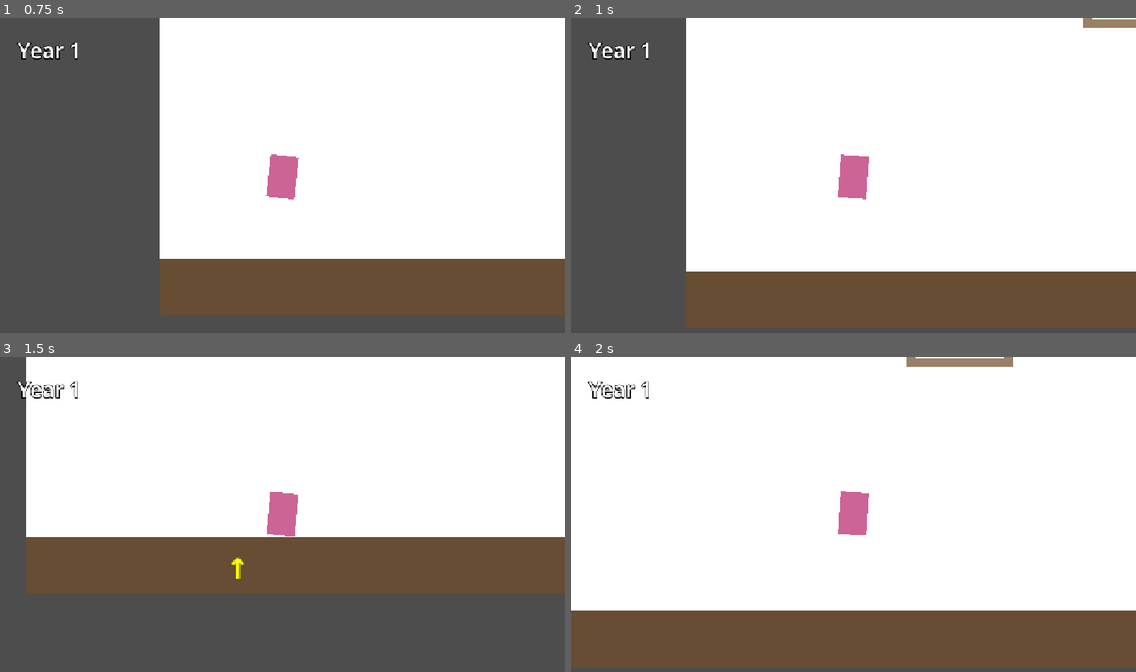
Above: before the commit, frames 1-4 (two rows, left to right).
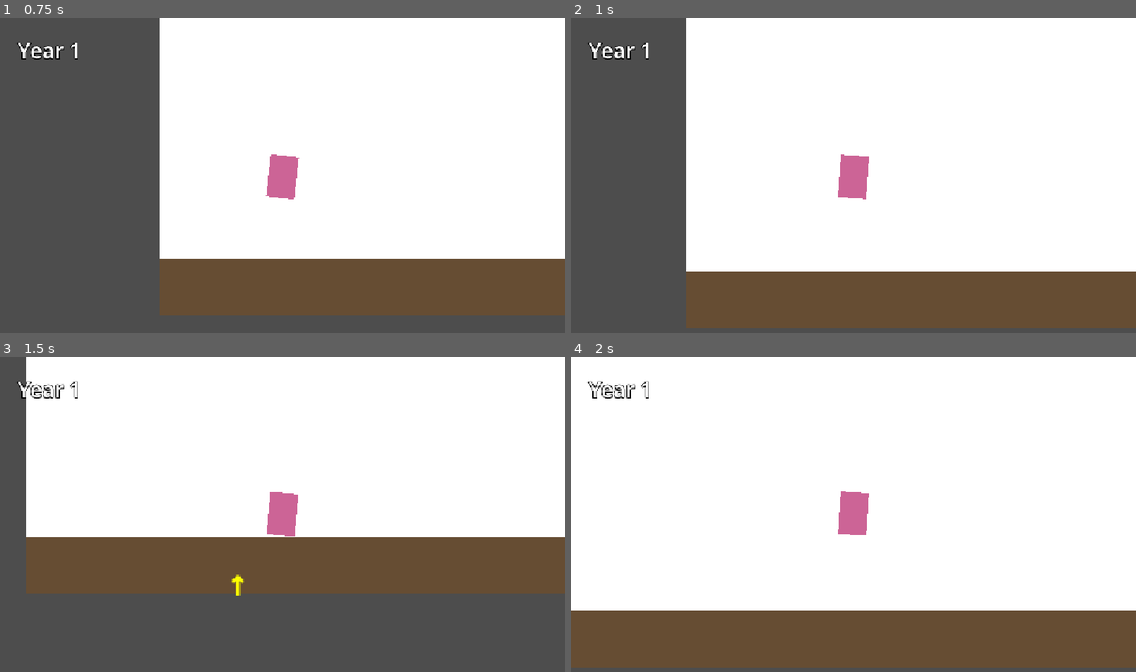
Above: after the commit, the same moments.

Repository: lasse-byte/anniversary-game
Game: Godot game, scene res://main.tscn
Same seed, same stepped clock (60 frames per second), same inputs: the game is played once before the commit and once after it.
Inputs:
- Up to frame 1 (0.75 s): tap Enter (ui_accept) at 0.5 s; hold D (move_right) from 0.53 s (still down)
- Up to frame 2 (1 s): keep holding D (move_right); tap Enter (ui_accept) at 0.77 s
- Up to frame 3 (1.5 s): keep holding D (move_right)
- Up to frame 4 (2 s): keep holding D (move_right); tap Enter (ui_accept) at 1.52 s

Frame 1 is identical in both runs. In frame 2, 0.3% of the frame differs, in the area x 90-100%, y 0-4%; in frame 3, 0.1%; in frame 4, 0.6%, in the area x 59-79%, y 0-4%.

Commit message:
Standardize all picture frame Y positions to 200 for consistent collision detection
Co-authored-by: lasse-byte <257569380+lasse-byte@users.noreply.github.com>

Diff:
--- a/room1.tscn
+++ b/room1.tscn
@@ -12,9 +12,9 @@
 
 [node name="PictureFrame1" parent="." index="4"]
 offset_left = 180.0
-offset_top = 180.0
+offset_top = 200.0
 offset_right = 300.0
-offset_bottom = 340.0
+offset_bottom = 360.0
 
 [node name="Picture" parent="PictureFrame1" index="0"]
 color = Color(1, 0.9, 0.9, 1)
@@ -24,9 +24,9 @@
 
 [node name="PictureFrame2" parent="." index="5"]
 offset_left = 450.0
-offset_top = 220.0
+offset_top = 200.0
 offset_right = 570.0
-offset_bottom = 380.0
+offset_bottom = 360.0
 
 [node name="Picture" parent="PictureFrame2" index="0"]
 color = Color(0.9, 1, 0.9, 1)
--- a/room2.tscn
+++ b/room2.tscn
@@ -12,9 +12,9 @@
 
 [node name="PictureFrame1" parent="." index="4"]
 offset_left = 150.0
-offset_top = 160.0
+offset_top = 200.0
 offset_right = 270.0
-offset_bottom = 320.0
+offset_bottom = 360.0
 
 [node name="Picture" parent="PictureFrame1" index="0"]
 color = Color(1, 0.95, 0.8, 1)
@@ -36,9 +36,9 @@
 
 [node name="PictureFrame3" parent="." index="6"]
 offset_left = 730.0
-offset_top = 180.0
+offset_top = 200.0
 offset_right = 850.0
-offset_bottom = 340.0
+offset_bottom = 360.0
 
 [node name="Picture" parent="PictureFrame3" index="0"]
 color = Color(1, 0.9, 0.95, 1)
--- a/room3.tscn
+++ b/room3.tscn
@@ -12,9 +12,9 @@
 
 [node name="PictureFrame1" parent="." index="4"]
 offset_left = 200.0
-offset_top = 190.0
+offset_top = 200.0
 offset_right = 320.0
-offset_bottom = 350.0
+offset_bottom = 360.0
 
 [node name="Picture" parent="PictureFrame1" index="0"]
 color = Color(0.9, 1, 1, 1)
@@ -24,9 +24,9 @@
 
 [node name="PictureFrame2" parent="." index="5"]
 offset_left = 480.0
-offset_top = 210.0
+offset_top = 200.0
 offset_right = 600.0
-offset_bottom = 370.0
+offset_bottom = 360.0
 
 [node name="Picture" parent="PictureFrame2" index="0"]
 color = Color(1, 1, 0.9, 1)
@@ -36,9 +36,9 @@
 
 [node name="PictureFrame3" parent="." index="6"]
 offset_left = 780.0
-offset_top = 170.0
+offset_top = 200.0
 offset_right = 900.0
-offset_bottom = 330.0
+offset_bottom = 360.0
 
 [node name="Picture" parent="PictureFrame3" index="0"]
 color = Color(1, 0.95, 1, 1)
--- a/room4.tscn
+++ b/room4.tscn
@@ -12,9 +12,9 @@
 
 [node name="PictureFrame1" parent="." index="4"]
 offset_left = 170.0
-offset_top = 170.0
+offset_top = 200.0
 offset_right = 290.0
-offset_bottom = 330.0
+offset_bottom = 360.0
 
 [node name="Picture" parent="PictureFrame1" index="0"]
 color = Color(1, 0.9, 0.95, 1)
@@ -24,9 +24,9 @@
 
 [node name="PictureFrame2" parent="." index="5"]
 offset_left = 440.0
-offset_top = 230.0
+offset_top = 200.0
 offset_right = 560.0
-offset_bottom = 390.0
+offset_bottom = 360.0
 
 [node name="Picture" parent="PictureFrame2" index="0"]
 color = Color(0.95, 1, 0.95, 1)
@@ -36,9 +36,9 @@
 
 [node name="PictureFrame3" parent="." index="6"]
 offset_left = 750.0
-offset_top = 190.0
+offset_top = 200.0
 offset_right = 870.0
-offset_bottom = 350.0
+offset_bottom = 360.0
 
 [node name="Picture" parent="PictureFrame3" index="0"]
 color = Color(0.9, 0.9, 1, 1)
--- a/room5.tscn
+++ b/room5.tscn
@@ -10,9 +10,9 @@
 
 [node name="PictureFrame1" parent="." index="4"]
 offset_left = 160.0
-offset_top = 150.0
+offset_top = 200.0
 offset_right = 280.0
-offset_bottom = 310.0
+offset_bottom = 360.0
 
 [node name="Picture" parent="PictureFrame1" index="0"]
 color = Color(1, 0.85, 0.85, 1)
@@ -34,9 +34,9 @@
 
 [node name="PictureFrame3" parent="." index="6"]
 offset_left = 720.0
-offset_top = 160.0
+offset_top = 200.0
 offset_right = 840.0
-offset_bottom = 320.0
+offset_bottom = 360.0
 
 [node name="Picture" parent="PictureFrame3" index="0"]
 color = Color(0.85, 0.85, 1, 1)
--- a/room_template.tscn
+++ b/room_template.tscn
@@ -75,9 +75,9 @@
 
 [node name="PictureFrame2" parent="." instance=ExtResource("4_frame")]
 offset_left = 500.0
-offset_top = 250.0
+offset_top = 200.0
 offset_right = 620.0
-offset_bottom = 410.0
+offset_bottom = 360.0
 
 [node name="Picture" parent="PictureFrame2" index="0"]
 color = Color(0.8, 1, 0.8, 1)
